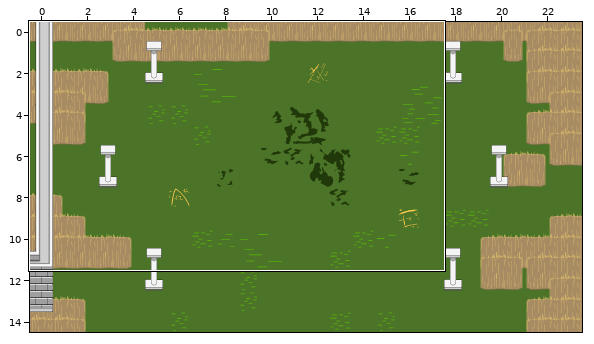
One commit to this Tiled map: www/assets/maps/DemoMap 4 - Greenland Walk.tmx. The picture above shows the old version from afar; the outline marks the close-up.
Close-up. Earlier state:
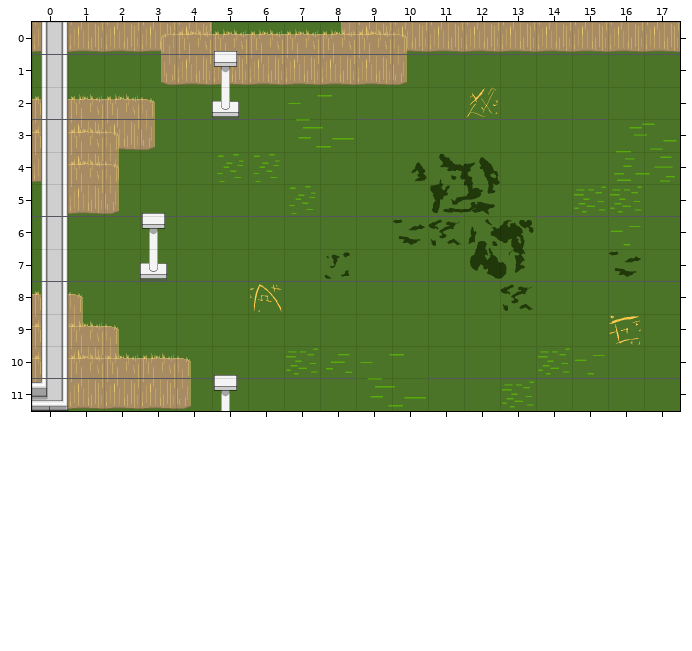
Cells are 80x72 px. Shown: x 0..17, y 0..11. The commit also changed other parts of the map, which this record leaves out.
And afterwards:
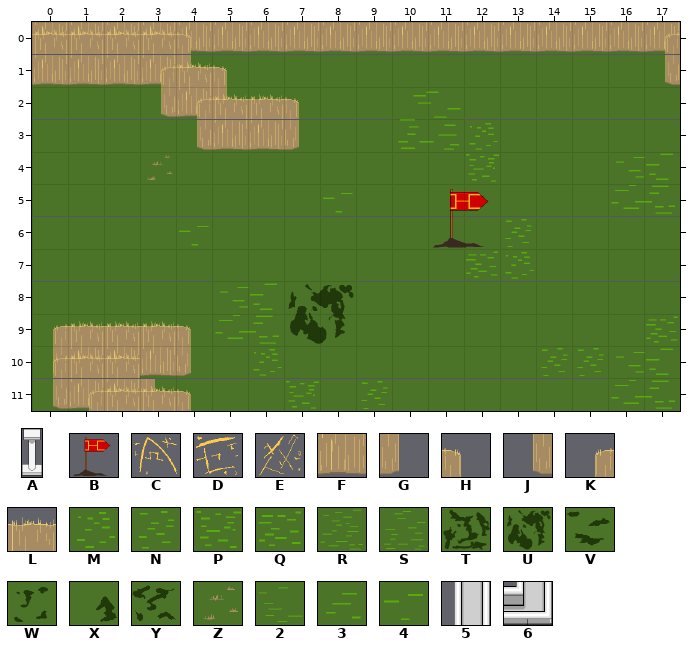
Key: from "DECO": A 2 "pillar", B 13 "FlagPole", C 14 "Rune1", D 15 "Rune2", E 16 "Rune3"; from "EdgeGrass": F 0 "EdgeHighGrassBottom", G 1 "EdgeHighGrassLeftBottom", H 2 "EdgeHighGrassLeftTop", J 3 "EdgeHighGrassRightBottom", K 4 "EdgeHighGrassRightTop", L 5 "EdgeHighGrassTop"; from "Grass": M 0 "Grass1", N 1 "Grass2", P 2 "Grass3", Q 3 "Grass4", R 6 "BigGrass1", S 7 "BigGrass2", T 9 "BigMoss1", U 10 "BigMoss2", V 12 "GrassMoss1", W 13 "GrassMoss2", X 14 "GrassMoss3", Y 15 "GrassMoss4", Z 17 "Tuft2", 2 20 "BigGrass3", 3 21 "Grass5", 4 22 "Grass6"; from "castletileset": 5 14, 6 18.
_ is an empty cell.
Tiles of an added or newly shown layer are drawn over the layers below it.
Change:
Layer "ROUND 1" (now shown):
Tile 4 now appears in row 5 at x 8; in row 6 at x 4.
Tile F now appears in row 0 at x 0 to 10 and 17; in row 1 at x 0 to 3; in row 2 at x 4; in row 3 at x 5 to 6; in row 10 at x 2 to 3; in row 11 at x 1 to 2.
Tile G now appears in row 1 at x 4; in row 2 at x 5; in row 3 at x 7; in row 10 at x 4; in row 11 at x 3.
Tile J now appears in row 1 at x 17; in row 2 at x 3; in row 3 at x 4; in rows 10 to 11 at x 0.
Tile M now appears in row 3 at x 12; in row 7 at x 13; in row 10 at x 6.
Tile N now appears in row 6 at x 13; in row 10 at x 14 to 15; in row 11 at x 9.
Tile P now appears in row 4 at x 12; in row 11 at x 7.
Tile Q now appears in row 7 at x 12; in row 9 at x 17.
Tile R now appears in row 5 at x 16; in row 9 at x 5; in row 11 at x 16.
Tile S now appears in row 3 at x 10.
Tile U now appears in row 9 at x 7.
Tile Z now appears in row 4 at x 3.
Layer "TILE 1 Topgrass" (now shown):
Tile B now appears in row 6 at x 11.
Tile H now appears in row 0 at x 4; in row 1 at x 5; in row 2 at x 7; in row 9 at x 4; in row 11 at x 4.
Tile K now appears in row 0 at x 17; in row 1 at x 3; in row 2 at x 4; in rows 9 to 10 at x 0; in row 11 at x 1.
Tile L now appears in row 0 at x 0 to 3; in row 1 at x 4; in row 2 at x 5 to 6; in row 9 at x 1 to 3; in row 10 at x 2; in row 11 at x 2 to 3.
Layer "Tile 4" (now hidden):
The edit erases tile 2 in row 3 at x 7; in row 11 at x 9.
The edit erases tile 3 in row 10 at x 8.
The edit erases tile 4 in row 6 at x 16; in row 10 at x 15.
The edit erases tile F in row 0 at x 0 to 4, 9 to 10 and 17; in row 1 at x 4 to 9; in row 3 at x 0 to 2; in row 4 at x 0 to 1; in row 5 at x 1; in rows 9 to 10 at x 0.
The edit erases tile F in row 11 at x 0 to 3.
The edit erases tile G in row 1 at x 10; in row 3 at x 3; in rows 4 to 5 at x 2; in row 9 at x 1; in row 10 at x 2; in row 11 at x 4.
The edit erases tile J in row 0 at x 8; in row 1 at x 3; in row 5 at x 0.
The edit erases tile N in row 4 at x 5 to 6; in row 5 at x 7.
The edit erases tile Q in row 5 at x 15 to 16; in row 10 at x 7 and 14; in row 11 at x 13.
The edit erases tile S in row 4 at x 16.
The edit erases tile T in row 5 at x 11.
The edit erases tile U in row 7 at x 12.
The edit erases tile V in row 6 at x 10; in row 7 at x 16.
The edit erases tile W in row 7 at x 8.
The edit erases tile X in row 4 at x 10.
The edit erases tile Y in row 6 at x 11; in row 8 at x 13.
Layer "Tile 4 topgrass" (now hidden):
The edit erases tile H in row 0 at x 10; in row 2 at x 3; in rows 3 to 4 at x 2; in row 8 at x 1; in row 9 at x 2; in row 10 at x 4.
The edit erases tile K in row 0 at x 3; in row 4 at x 0.
The edit erases tile L in row 0 at x 4 to 9; in row 2 at x 0 to 2; in row 3 at x 0 to 1; in row 4 at x 1; in row 8 at x 0; in row 9 at x 0 to 1.
The edit erases tile L in row 10 at x 0 and 2 to 3.
Layer "Tile 4 TOP" (now hidden):
The edit erases tile 5 in rows 0 to 10 at x 0.
The edit erases tile 6 in row 11 at x 0.
The edit erases tile A in row 2 at x 5; in row 7 at x 3.
The edit erases tile C in row 8 at x 6.
The edit erases tile D in row 9 at x 16.
The edit erases tile E in row 2 at x 12.
Changed places in both close-ups, as pixel boxes (x1, y1, x2, y2):
changed: (32, 22, 680, 411)
